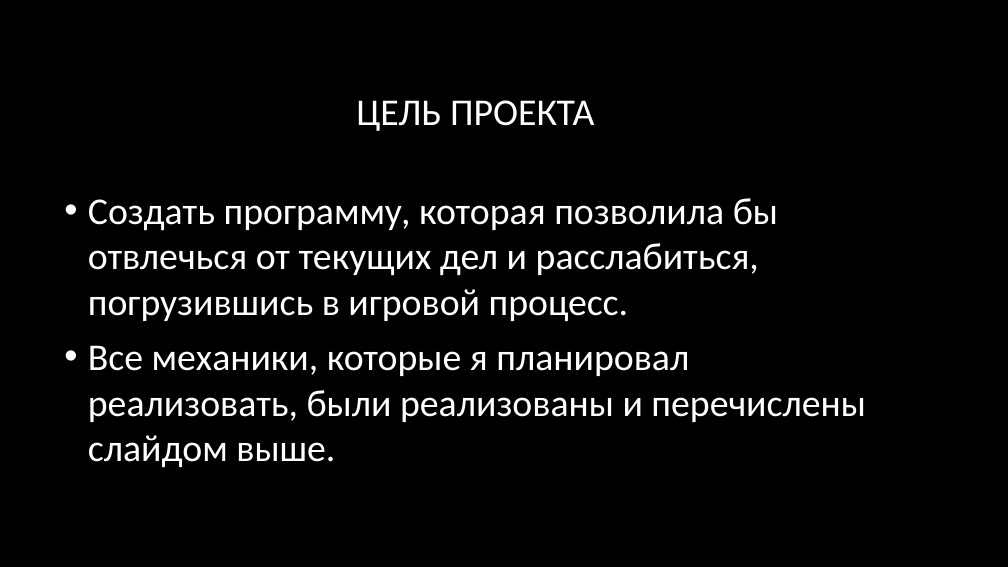
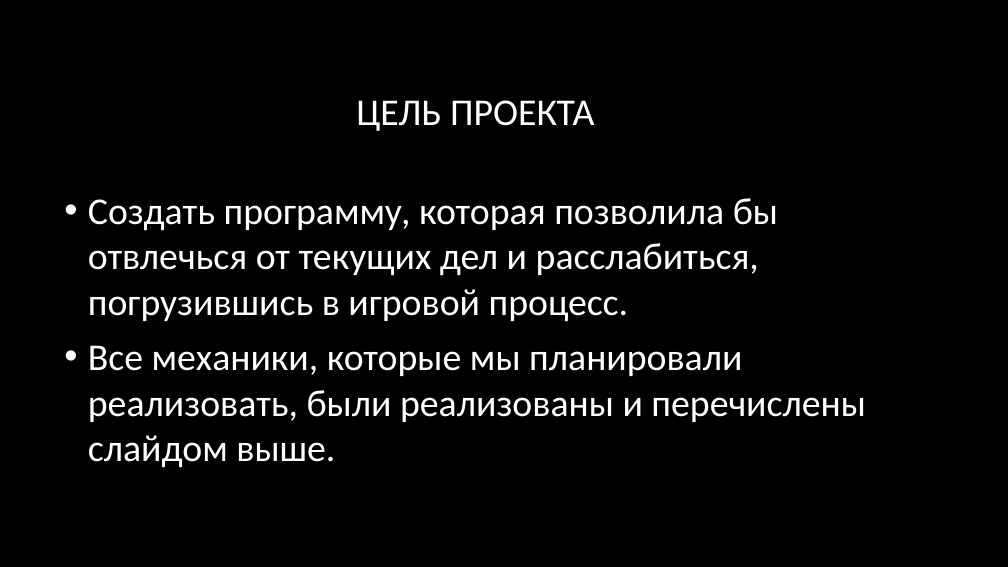
Before and after one commit to MrXrel/CosmoRangers, a slide deck: slide 5 of Проект «CosmoRangers».pptx. Drawn at 1008x567 pixels with LibreOffice and Linux fonts; fonts in the diff are those of the drawing; background and template pictures are left out. Boxes give left, top, right and bottom in pixels: in the first picture for what was removed or moved away, otherwise in the second. Text is boxed around its words. In the diff, an @@ line names an element or a change of style, - is before the commit and + after.

```diff
--- a/Проект «CosmoRangers».pptx
+++ b/Проект «CosmoRangers».pptx
@@ text at (88,345,866,468): text changed @@
-• Все механики, которые я планировал реализовать, были реализованы и перечислены слайдом выше.
+• Все механики, которые мы планировали реализовать, были реализованы и перечислены слайдом выше.
```
Also in this commit, not shown: 2 other slides changed.
